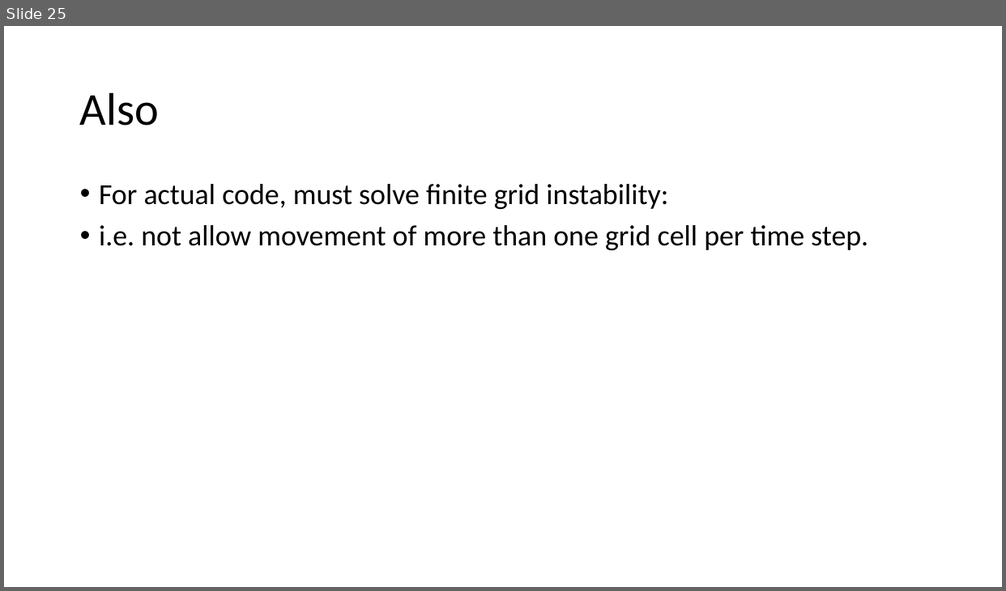
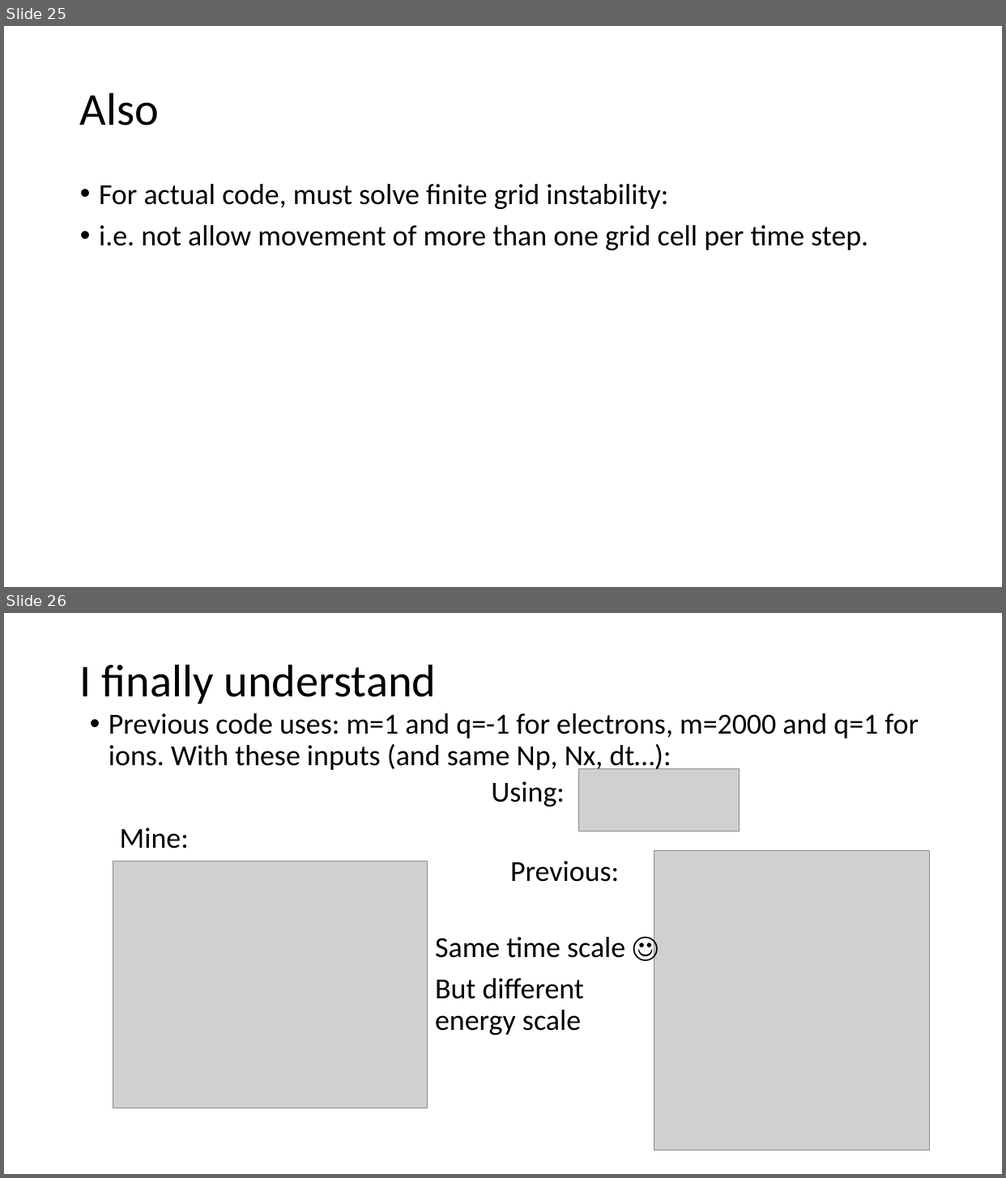
Before and after one commit to j0fri/FYP, a slide deck: MATLAB/Matlab implementation.pptx. Shown one above the other, each under a label of ours: slide 25 before the commit, slides 25 and 26 after it. The pictures are 1006x591 and 1006x1178 pixels, drawn with LibreOffice and Linux fonts; fonts in the diff are those of the drawing; grey boxes stand for pictures. Boxes give left, top, right and bottom in pixels: in the first picture for what was removed or moved away, otherwise in the second. Text is boxed around its words. In the diff, an @@ line names an element or a change of style, - is before the commit and + after.

```diff
--- a/MATLAB/Matlab implementation.pptx
+++ b/MATLAB/Matlab implementation.pptx
@@ slide 26 added at [4, 613, 1002, 1174], background #FFFFFF @@
@@ title added at [80, 664, 437, 704], 44 pt, text #000000 @@
+I finally understand
@@ text added at [108, 713, 918, 773], 28 pt, text #000000 @@
+• Previous code uses: m=1 and q=-1 for electrons, m=2000 and q=1 for ions. With these inputs (and same Np, Nx, dt…):
@@ text added at [491, 781, 565, 807], 28 pt, text #000000 @@
+Using:
@@ picture added at [579, 769, 740, 832] @@
@@ text added at [120, 828, 189, 849], 28 pt, text #000000 @@
+Mine:
@@ picture added at [654, 851, 929, 1152] @@
@@ picture added at [113, 861, 428, 1108] @@
@@ text added at [510, 861, 619, 882], 28 pt, text #000000 @@
+Previous:
@@ text added at [435, 937, 625, 1035], 28 pt, text #000000 @@
+Same time scale ☺
+But different energy scale
```
Also in this commit, not shown: 2 other slides added, 1 other file.
